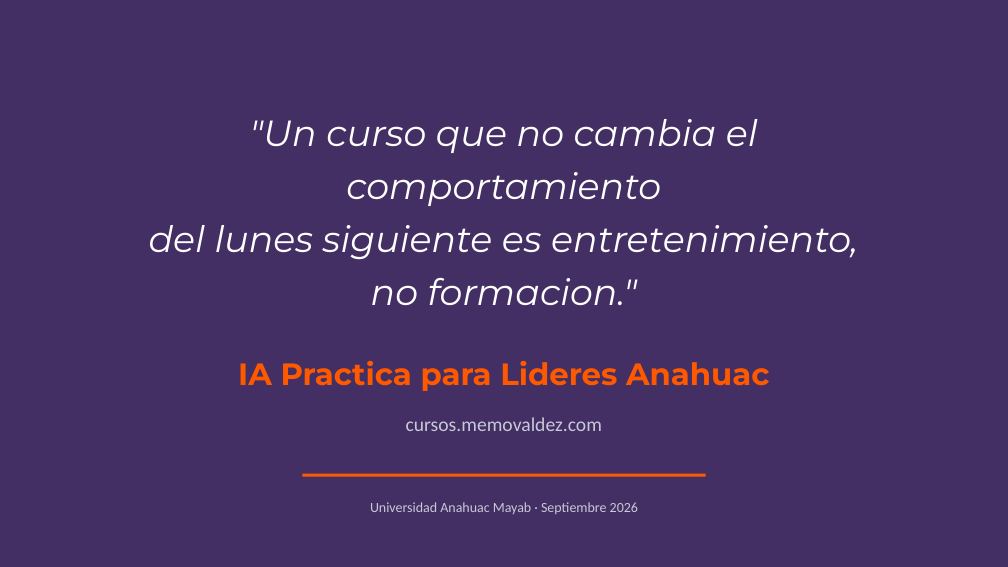
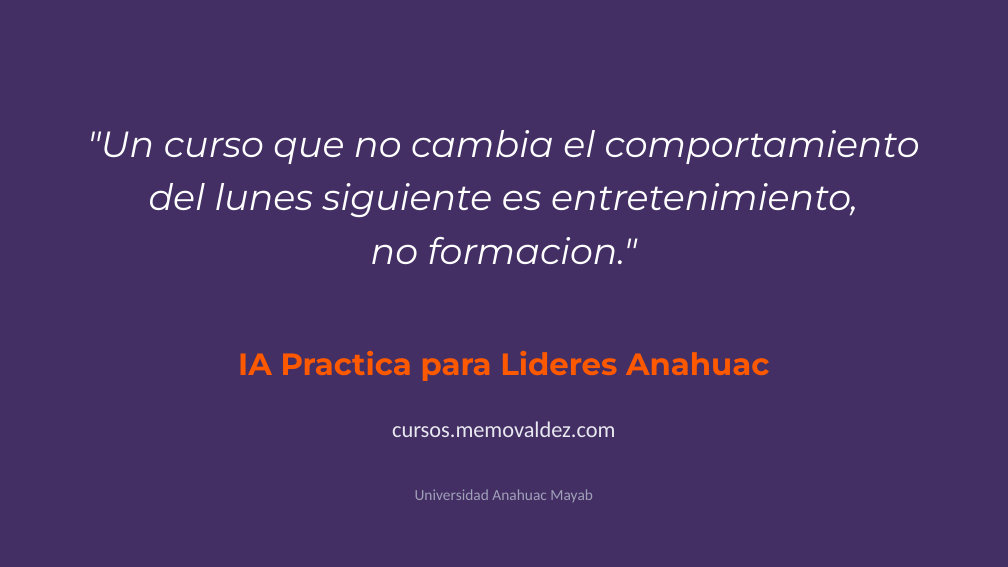
Before and after one commit to gvaldezr/cursos-ia-agente, a slide deck: slide 9 of fase8-campana-mkt-venta/presentacion_ejecutiva_anahuac.pptx. Drawn at 1008x567 pixels with LibreOffice and Linux fonts; fonts in the diff are those of the drawing. Boxes give left, top, right and bottom in pixels: in the first picture for what was removed or moved away, otherwise in the second. Text is boxed around its words. In the diff, an @@ line names an element or a change of style, - is before the commit and + after.

```diff
--- a/fase8-campana-mkt-venta/presentacion_ejecutiva_anahuac.pptx
+++ b/fase8-campana-mkt-venta/presentacion_ejecutiva_anahuac.pptx
@@ text ""Un curso que no cambia ..." rewrapped from <box>149,119,858,305</box> to <box>87,130,920,264</box> @@
@@ text "IA Practica para Lideres Anahuac": place and size @@
-text "IA Practica para Lideres Anahuac" at <box>238,361,769,391</box>
+text "IA Practica para Lideres Anahuac" at <box>238,351,769,381</box>
@@ text "cursos.memovaldez.com" at <box>392,421,615,437</box>: size 14 to 16 pt, text colour #C8C8D8 to #E8E8F0 @@
@@ rectangle removed at <box>302,474,706,477</box> @@
@@ text at <box>415,489,593,503</box>: text changed; size 10 to 11 pt; text colour #C8C8D8 to #A0A0B8 @@
-Universidad Anahuac Mayab · Septiembre 2026
+Universidad Anahuac Mayab
```
Also in this commit, not shown: 8 other slides changed, 5 other files.
